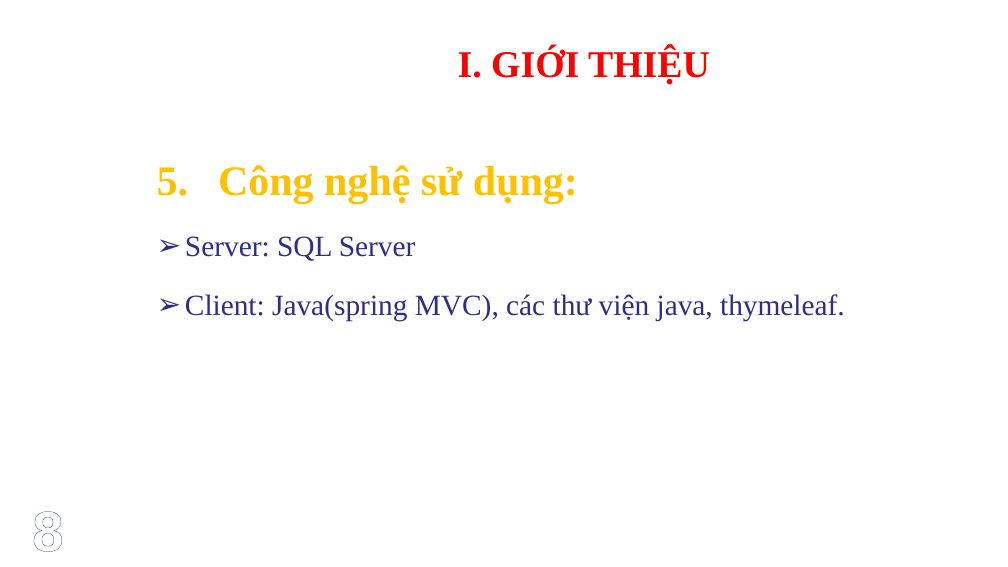
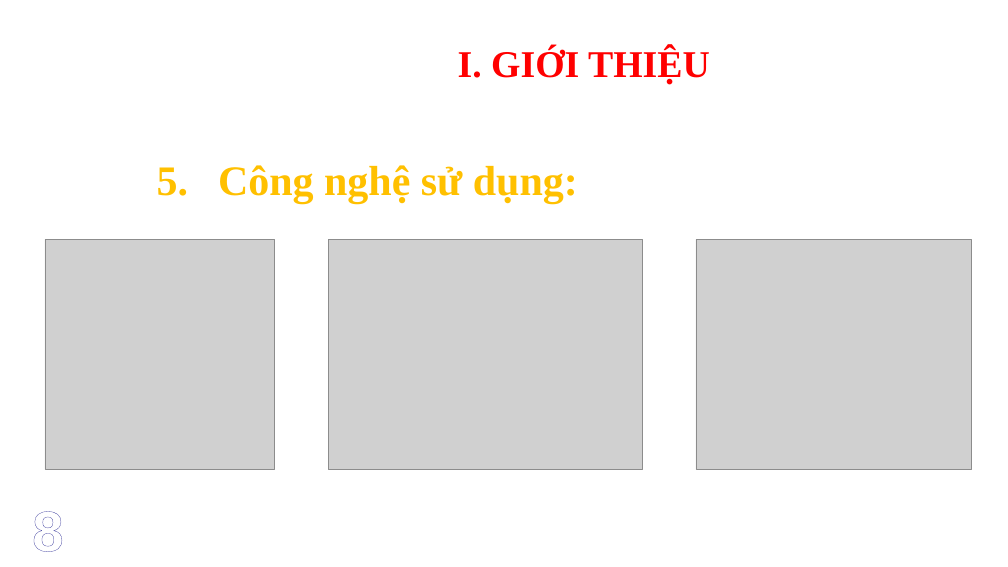
Before and after one commit to cuongtq185/LuanVanTotNghiep, a slide deck: slide 9 of Trần Quốc Cường - slide báo cáo luận văn.pptx. Drawn at 1008x567 pixels with LibreOffice and Linux fonts; fonts in the diff are those of the drawing; grey boxes stand for pictures; background and template pictures are left out. Boxes give left, top, right and bottom in pixels: in the first picture for what was removed or moved away, otherwise in the second. Text is boxed around its words. In the diff, an @@ line names an element or a change of style, - is before the commit and + after.

```diff
--- a/Trần Quốc Cường - slide báo cáo luận văn.pptx
+++ b/Trần Quốc Cường - slide báo cáo luận văn.pptx
@@ text at bbox=[185, 236, 845, 322]: paragraphs removed @@
-➢ Server: SQL Server
-➢ Client: Java(spring MVC), các thư viện java, thymeleaf.
@@ picture added at bbox=[45, 240, 274, 470] @@
@@ picture added at bbox=[328, 240, 643, 470] @@
@@ picture added at bbox=[696, 240, 972, 470] @@
```
Also in this commit, not shown: 26 other slides changed, 6 slides added, 2 slides removed, 3 other files.
